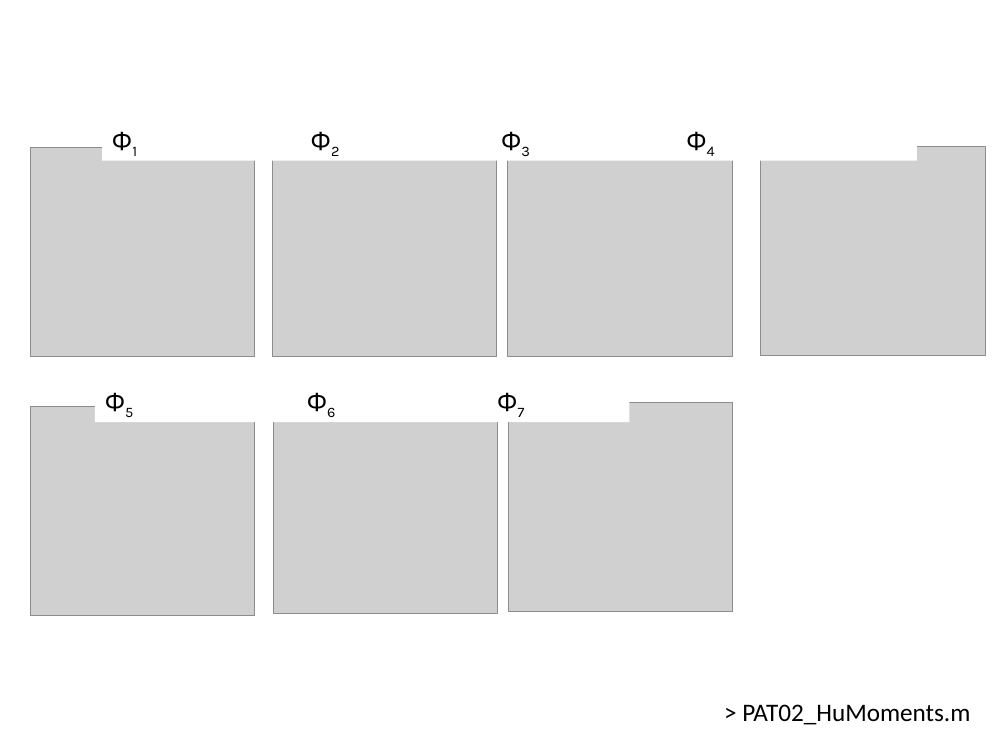
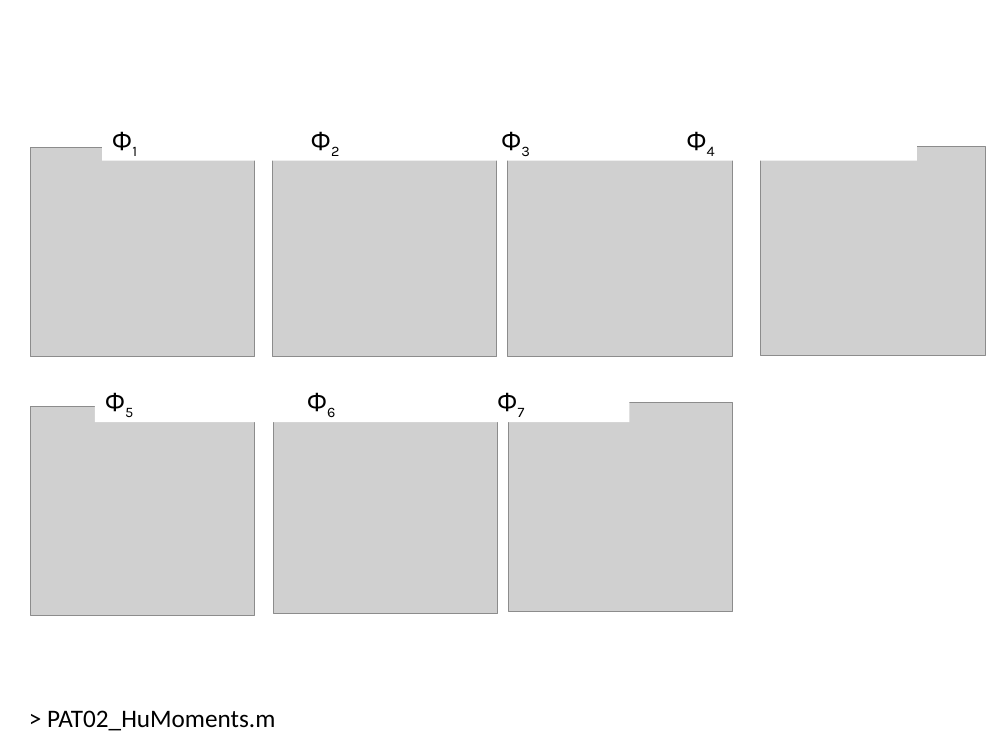
Before and after one commit to domingomery/patrones, a slide deck: slide 14 of clases/Cap02_Extraccion_de_Caracteristicas/presentations/PAT02_GeometricFeatures.pptx. Drawn at 1008x756 pixels with LibreOffice and Linux fonts; fonts in the diff are those of the drawing; grey boxes stand for pictures. Boxes give left, top, right and bottom in pixels: in the first picture for what was removed or moved away, otherwise in the second. Text is boxed around its words. In the diff, an @@ line names an element or a change of style, - is before the commit and + after.

```diff
--- a/clases/Cap02_Extraccion_de_Caracteristicas/presentations/PAT02_GeometricFeatures.pptx
+++ b/clases/Cap02_Extraccion_de_Caracteristicas/presentations/PAT02_GeometricFeatures.pptx
@@ text "> PAT02_HuMoments.m": place and size @@
-text "> PAT02_HuMoments.m" at [742, 704, 970, 725]
+text "> PAT02_HuMoments.m" at [47, 710, 275, 731]
```
Also in this commit, not shown: 2 other slides changed, 7 other files.
